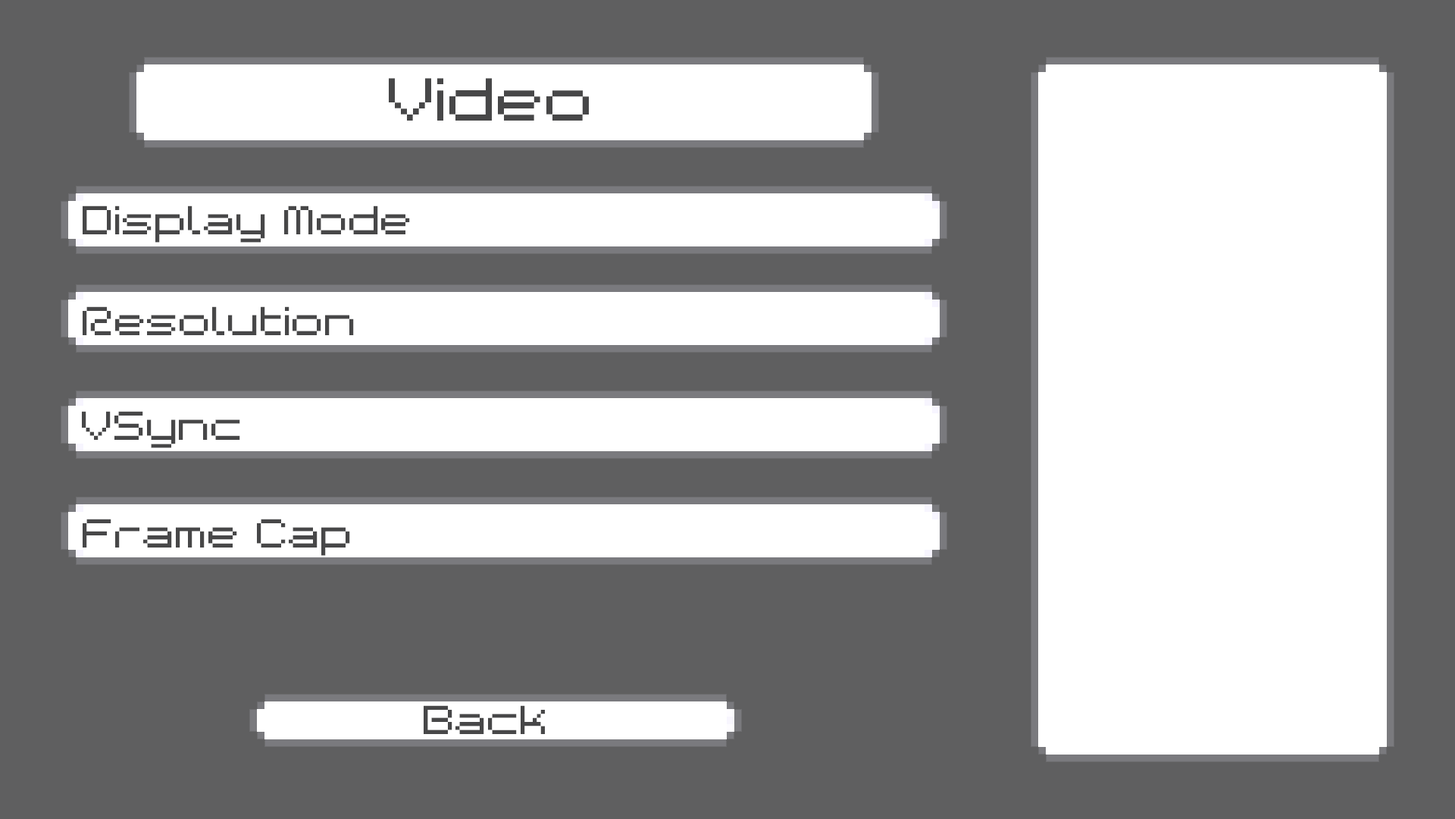
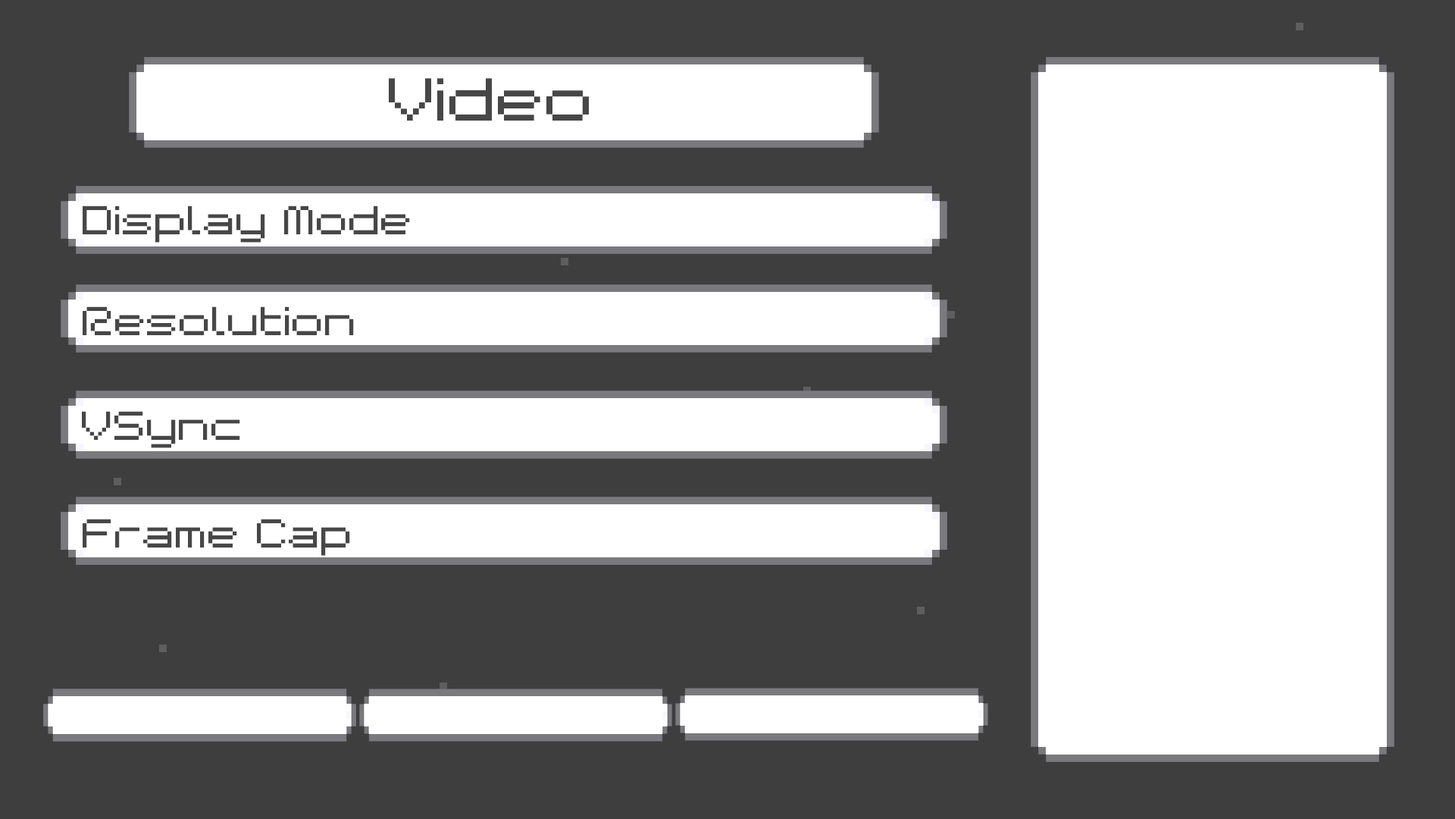
Two versions of the same layered image (1455px x 819px). Layer-by-layer changes:
added layer "Layer 3 copy" above "Layer 3" over bbox(675, 687, 989, 741)
added layer "Layer 3" above "Layer 5" over bbox(359, 688, 880, 742)
added layer "Layer 5" above "Back copy" over bbox(136, 698, 880, 733)
added layer "Back copy" above "Layer 4" over bbox(43, 56, 1395, 762)
added layer "Layer 4" above "Back" over bbox(60, 496, 948, 565)
painted on "Back" over bbox(43, 688, 743, 747)
showed "Layer 2" over bbox(0, 0, 1455, 819)
